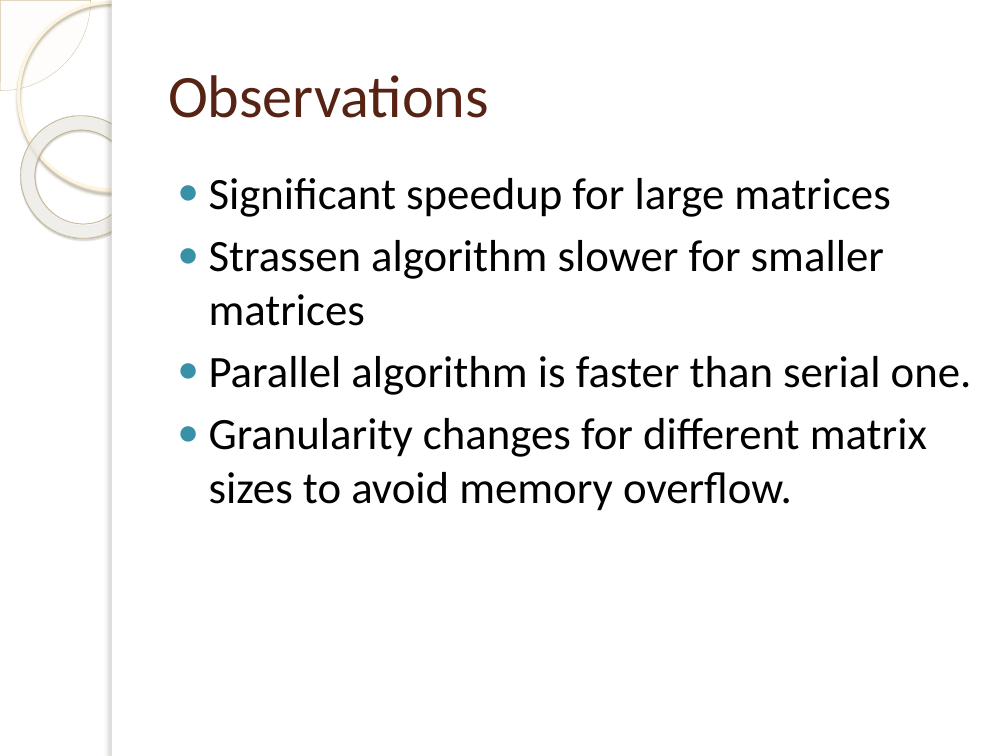
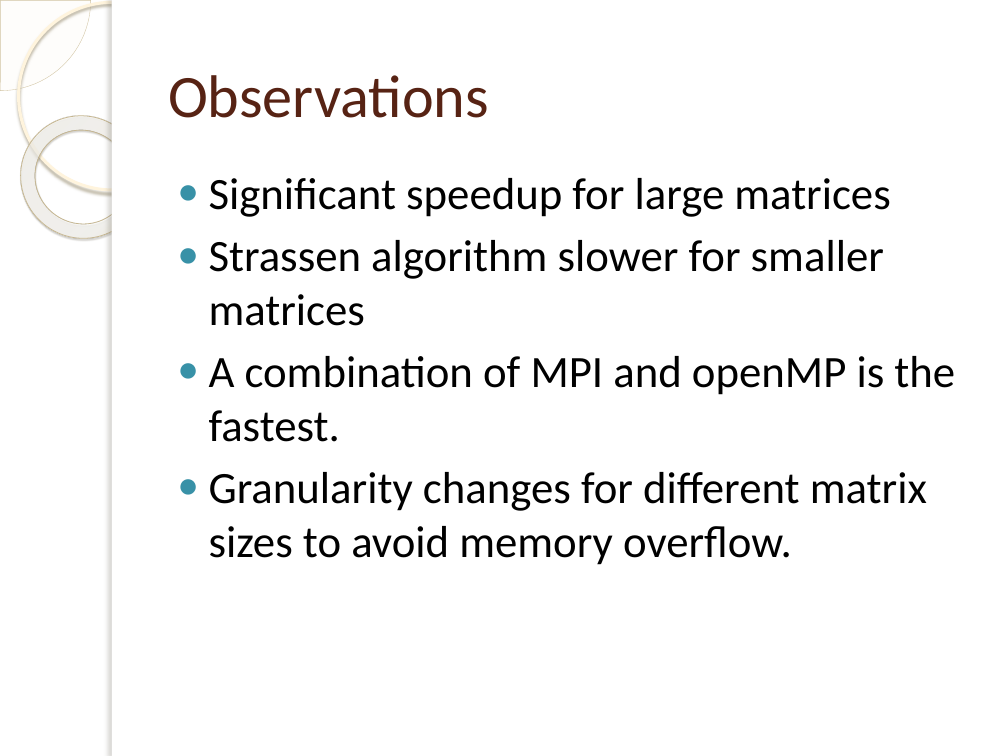
Before and after one commit to pruthvishetty/strassen, a slide deck: slide 14 of Strassen Multiplication Algorithm.pptx (slide 11 before the commit). Drawn at 1008x756 pixels with LibreOffice and Linux fonts; fonts in the diff are those of the drawing; background and template pictures are left out. Boxes give left, top, right and bottom in pixels: in the first picture for what was removed or moved away, otherwise in the second. Text is boxed around its words. In the diff, an @@ line names an element or a change of style, - is before the commit and + after.

Commit message:
Updated stuff with the OpenMPI data.

```diff
--- a/Strassen Multiplication Algorithm.pptx
+++ b/Strassen Multiplication Algorithm.pptx
@@ text at box(209, 356, 955, 442): text changed @@
-● Parallel algorithm is faster than serial one.
+● A combination of MPI and openMP is the fastest.
```
Also in this commit, not shown: 6 other slides changed, 4 slides added, 1 other file.
